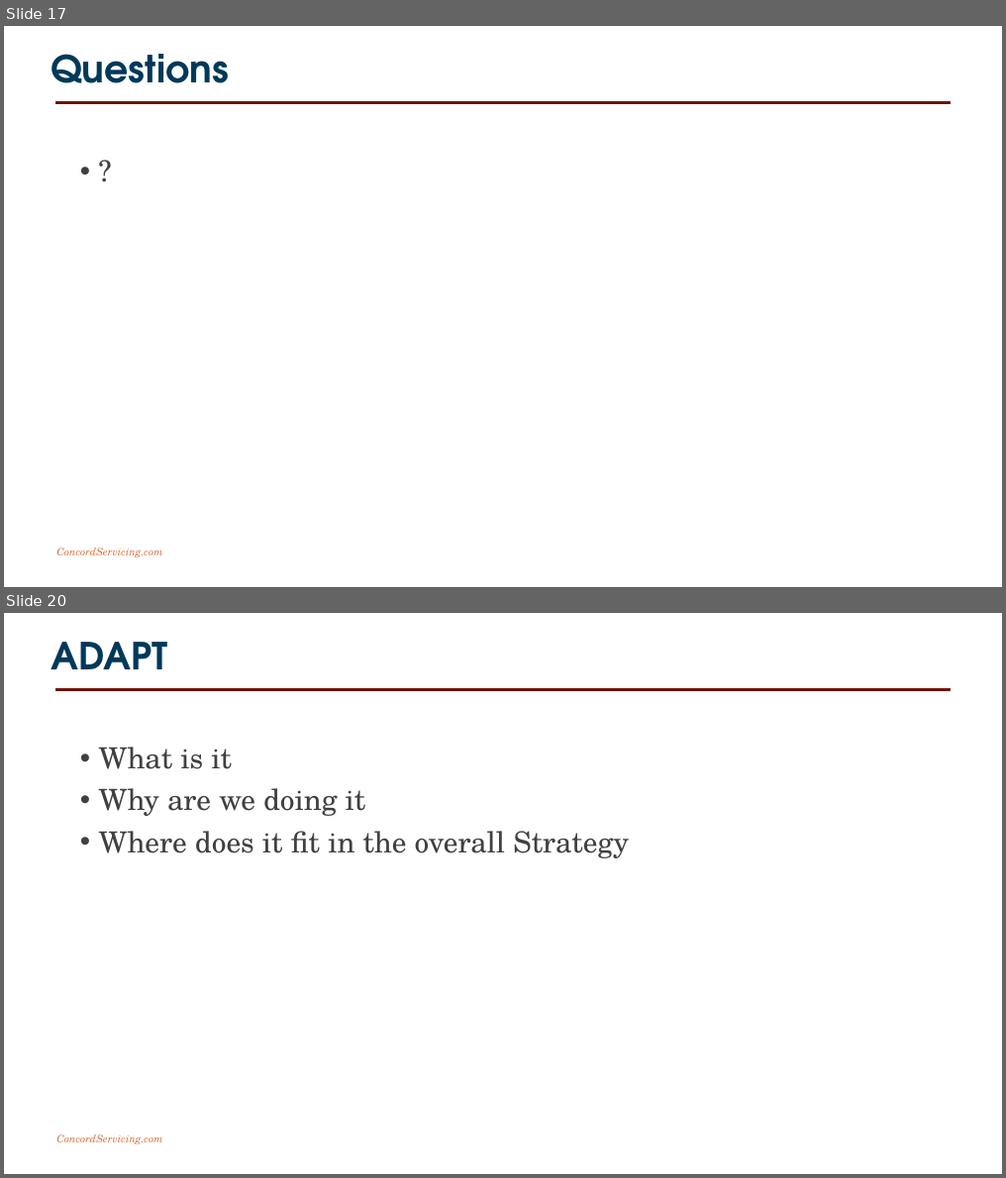
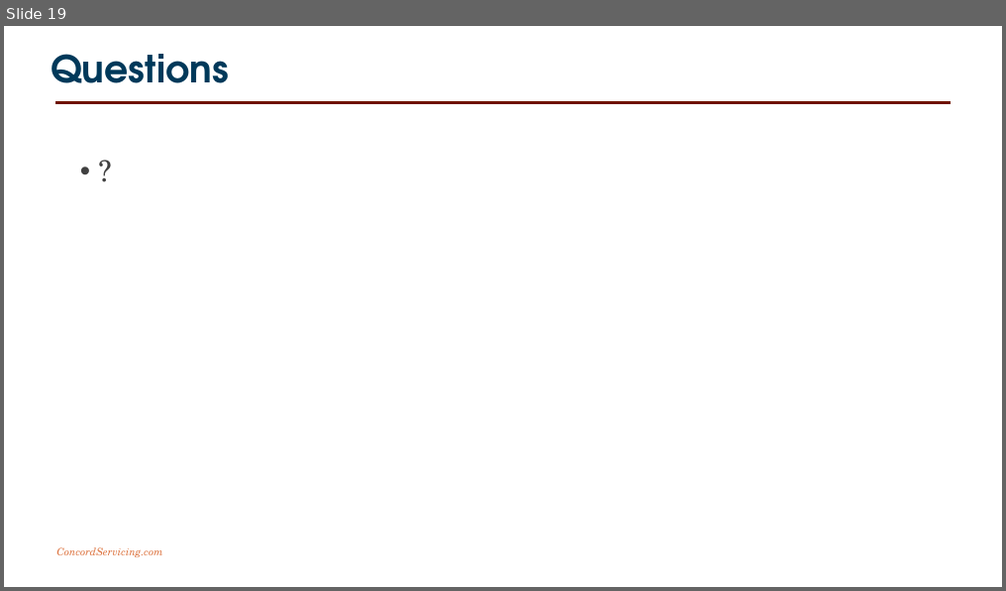
Before and after one commit to joncatlin/docker-compose-files, a slide deck: software defined infrastructure/20181013 Software Defined Infrastructure.pptx. Shown one above the other, each under a label of ours: slides 17 and 20 before the commit, slide 19 after it; the slides between them are not shown. The pictures are 1006x1178 and 1006x591 pixels, drawn with LibreOffice and Linux fonts; fonts in the diff are those of the drawing; background and template pictures are left out. Boxes give left, top, right and bottom in pixels: in the first picture for what was removed or moved away, otherwise in the second. Text is boxed around its words. In the diff, an @@ line names an element or a change of style, - is before the commit and + after.

```diff
--- a/software defined infrastructure/20181013 Software Defined Infrastructure.pptx
+++ b/software defined infrastructure/20181013 Software Defined Infrastructure.pptx
@@ slide 20 removed at (x1=4, y1=613, x2=1002, y2=1174), background #FFFFFF; not listed: 2 template elements that a slide beside it also shows @@
@@ title removed at (x1=51, y1=642, x2=167, y2=669) @@
-ADAPT
@@ text removed at (x1=99, y1=747, x2=629, y2=859) @@
-• What is it
-• Why are we doing it
-• Where does it fit in the overall Strategy
@@ what was slide 17 is now slide 19 @@
```
Also in this commit, not shown: 10 slides changed, 4 slides added, 5 other slides removed, 2 other files.
